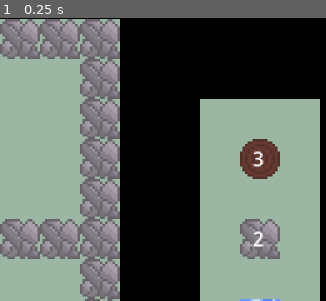
Above: before the commit, frame 1.
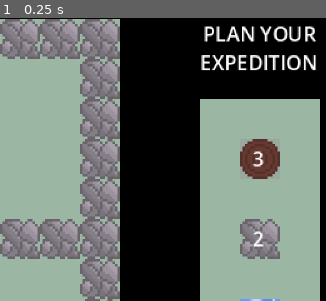
Above: after the commit, the same moment.

Repository: conor-wilson/expeditiongame
Game: Godot game, scene res://scenes/main.tscn
Two runs of this game, one before a commit and one after it. Both use one fixed random seed, a clock stepped at 60 frames per second and the inputs below.
Inputs:
- Up to frame 1 (0.25 s): no input
The pictures show only the part of the screen within x 50-100%, y 21-71%; the shares and areas given below are measured in that part.

The runs differ from the first frame. In frame 1, 2.1% of the frame differs, in the area x 61-97%, y 2-19%.

Commit message:
Split the level up into the two phases

Diff:
--- a/scenes/game.gd
+++ b/scenes/game.gd
@@ -3,3 +3,11 @@
 
 func _ready() -> void:
 	$Levels/Level1.load()
+
+
+# TODO: Either change the way this is done, or apply the same methodology to the Inventory.
+func _on_level_1_phase_change(Phase: Variant) -> void:
+	if Phase == Level.Phase.PLAN:
+		$PhaseLabel.text = "PLAN YOUR\nEXPEDITION"
+	elif Phase == Level.Phase.EXPLORE:
+		$PhaseLabel.text = "EXPLORE!"
--- a/scenes/game.tscn
+++ b/scenes/game.tscn
@@ -6,20 +6,16 @@
 
 [sub_resource type="LabelSettings" id="LabelSettings_lnu2h"]
 
+[sub_resource type="LabelSettings" id="LabelSettings_lbhrr"]
+line_spacing = 0.0
+font_size = 8
+
 [node name="Game" type="Node2D"]
 script = ExtResource("1_lnu2h")
 
 [node name="Background" type="TileMapLayer" parent="."]
 tile_map_data = PackedByteArray("AAAAAAAAAAAAAAAAAAABAAAAAAAAAAAAAAACAAAAAAAAAAAAAAADAAAAAAAAAAAAAAAEAAAAAAAAAAAAAAAFAA …(5248 unchanged characters)…
 tile_set = ExtResource("2_lbhrr")
-
-[node name="Title" type="Label" parent="."]
-offset_right = 320.0
-offset_bottom = 80.0
-text = "[MAGIC MAP GAME]"
-label_settings = SubResource("LabelSettings_lnu2h")
-horizontal_alignment = 1
-vertical_alignment = 1
 
 [node name="Levels" type="Node2D" parent="."]
 
@@ -32,3 +28,24 @@
 show_behind_parent = true
 tile_map_data = PackedByteArray("AAAJAAUAAQAAAAEAAAAIAAUAAQAAAAEAAAAHAAUAAQAAAAEAAAABAAUAAQAAAAEAAAACAAUAAQAAAAEAAAADAA …(640 unchanged characters)…
 tile_set = ExtResource("2_lbhrr")
+
+[node name="Title" type="Label" parent="."]
+offset_right = 320.0
+offset_bottom = 80.0
+text = "[MAGIC MAP GAME]"
+label_settings = SubResource("LabelSettings_lnu2h")
+horizontal_alignment = 1
+vertical_alignment = 1
+
+[node name="PhaseLabel" type="Label" parent="."]
+offset_left = 208.0
+offset_top = 72.0
+offset_right = 320.0
+offset_bottom = 112.0
+text = "PLAN YOUR
+EXPEDITION"
+label_settings = SubResource("LabelSettings_lbhrr")
+horizontal_alignment = 1
+vertical_alignment = 1
+
+[connection signal="phase_change" from="Levels/Level1" to="." method="_on_level_1_phase_change"]
--- a/scenes/global.gd
+++ b/scenes/global.gd
@@ -1,5 +1,6 @@
 extends Node
 
+## NOTE: if any extra block types are added, ensure that InventoryManager.is_empty() is updated.
 enum Block {
 	EMPTY,
 	WOOD,
--- a/scenes/inventory/inventory.gd
+++ b/scenes/inventory/inventory.gd
@@ -12,6 +12,9 @@
 	$Slots/Slot2.set_contents(Global.Block.WATER, inventory[Global.Block.WATER])
 	$Slots/Slot3.set_contents(Global.Block.FIRE,  inventory[Global.Block.FIRE])
 
+func grab_focus():
+	$Slots/Slot0.grab_focus()
+
 func _on_slot_selected() -> void:
 	for slot in $Slots.get_children():
 		if slot is InventorySlot:
@@ -19,4 +22,5 @@
 
 
 func _on_slot_focus_entered() -> void:
+	print("WOAH!")
 	focus_grabbed.emit()
--- a/scenes/inventory/inventory_manager.gd
+++ b/scenes/inventory/inventory_manager.gd
@@ -39,6 +39,14 @@
 func get_inventory() -> Dictionary:
 	return inventory
 
+func inventory_is_empty() -> bool:
+	return (
+		inventory[Global.Block.WOOD] == 0 &&
+		inventory[Global.Block.STONE] == 0 &&
+		inventory[Global.Block.WATER] == 0 &&
+		inventory[Global.Block.FIRE] == 0
+	)
+
 # Selected Block Getters and Setters
 
 func set_selected_block(new_block:Global.Block):
--- a/scenes/levels/level.gd
+++ b/scenes/levels/level.gd
@@ -1,4 +1,6 @@
-extends Node2D
+class_name Level extends Node2D
+
+signal phase_change(Phase)
 
 # TODO: This is a very silly way to resolve the global position / local position issue. Fix this.
 const tile_global_position_offset:Vector2 = Vector2(32, 80)
@@ -8,12 +10,6 @@
 const MAX_X:int = 10
 const MAX_Y:int = 10
 
-var hovered_tile_coords:Vector2 = Vector2i(0,0)
-
-@export var block_tiles:TileMapLayer
-@export var inventory:Array[Global.Block]
-@export var player_start_position:Vector2i = Vector2i(5, 10)
-
 var block_tilemap_coords:Dictionary = {
 	Global.Block.EMPTY: Vector2i(-1,-1),
 	Global.Block.WOOD:  Vector2(0,0),
@@ -22,20 +18,34 @@
 	Global.Block.FIRE:  Vector2(0,3),
 }
 
+@export var block_tiles:TileMapLayer
+@export var inventory:Array[Global.Block]
+@export var player_start_position:Vector2i = Vector2i(5, 10)
+
+var hovered_tile_coords:Vector2 = Vector2i(0,0)
+
+enum Phase { DISABLED, PLAN, EXPLORE }
+var phase:Phase
+
 ##########################
 ## BOOTUP FUNCTIONALITY ##
 ##########################
 
 func _ready() -> void:
+
+	# Connect everything
 	for row in $TileButtons.get_children():
 		for tile in row.get_children():
 			if tile is TileButton:
 				tile.connect("pressed", _on_tile_pressed)
 				tile.connect("hovered", _on_tile_hovered)
 
+	# Disable everything
+	disable()
+
 func load():
 
-	# TODO: Reset tiles
+	# TODO: Reset the layout of the map's tiles
 
 	# Reset the inventory
 	InventoryManager.set_inventory(inventory)
@@ -44,13 +54,29 @@
 	# Move the Player to the start position
 	$Player.teleport(player_start_position)
 
+	# Start the Planning Phase
+	_start_planning_phase()
+
+func disable():
+	phase = Phase.DISABLED
+	$TileButtons.hide()
+
+
 ##################################
 ## PLANNING PHASE FUNCTIONALITY ##
 ##################################
 
 # TODO: Do some stuff with focus grabbing when resources run out
 
+func _start_planning_phase():
+	phase = Phase.PLAN
+	$TileButtons.show()
+	$Inventory.grab_focus()
+	print("STARTED PLAN PHASE!")
+	phase_change.emit(phase)
+
 func _on_tile_pressed() -> void:
+	if phase != Phase.PLAN: return
 
 	if block_tiles == null:
 		push_error("tile clicked on level that has no block tiles")
@@ -59,15 +85,20 @@
 		place_block(hovered_tile_coords)
 
 func place_block(coords:Vector2i):
+	if phase != Phase.PLAN: return
+
 	block_tiles.set_cell(coords, 1, block_tilemap_coords[InventoryManager.get_selected_block()])
 	InventoryManager.subtract_from_selected_block()
 	$Inventory.refresh_inventory()
 
+	if InventoryManager.inventory_is_empty():
+		_start_explore_phase()
+
 func _on_tile_hovered(button:TileButton):
+	if phase != Phase.PLAN: return
 
 	hovered_tile_coords = _get_map_tile_coords(button.global_position)
 
-	print("hovered_tile_coords: ", hovered_tile_coords)
 	$HoverGhosts.clear()
 	if !InventoryManager.selected_block_is(Global.Block.EMPTY):
 		$HoverGhosts.set_cell(hovered_tile_coords, 1, block_tilemap_coords[InventoryManager.get_selected_block()])
@@ -75,23 +106,30 @@
 # _block_can_be_placed_on_cell returns true if the cell at the provided coordinates is empty
 # (checks Blocks layer).
 func _block_can_be_placed_on_cell(coords : Vector2i) -> bool:
+	if phase != Phase.PLAN: return false
+
 	return (
 		!InventoryManager.selected_block_is(Global.Block.EMPTY) &&
 		block_tiles.get_cell_tile_data(coords) == null
 		)
 
 func _get_map_tile_coords(global_coords:Vector2) -> Vector2i:
+	if phase != Phase.PLAN: return Vector2i.ZERO
+
 	return block_tiles.local_to_map(global_coords - tile_global_position_offset)
 
 func _on_inventory_focus_grabbed() -> void:
+	if phase != Phase.PLAN: return
+
 	hovered_tile_coords = Vector2i(-1,-1)
 	$HoverGhosts.clear()
 
 # TODO: Make this work
 func _on_game_area_mouse_exited() -> void:
+	if phase != Phase.PLAN: return
+
 	hovered_tile_coords = Vector2i(-1,-1)
 	$HoverGhosts.clear()
-	print("YO")
 
 
 ###################################
@@ -101,7 +139,14 @@
 # TODO: Make it so that the player can move while holding the arrow key rather
 # than only when the arrow key has just been pressed.
 
+func _start_explore_phase():
+	phase = Phase.EXPLORE
+	$TileButtons.hide()
+	print("STARTED EXPLORE PHASE!")
+	phase_change.emit(phase)
+
 func _input(event: InputEvent) -> void:
+	if phase != Phase.EXPLORE: return
 
 	var movement_direction:Vector2i = _event_to_direction_vector(event)
 	if movement_direction:
@@ -109,6 +154,7 @@
 			print("Can't move player with action ", event)
 
 func _event_to_direction_vector(event: InputEvent) -> Vector2i:
+	if phase != Phase.EXPLORE: return Vector2i.ZERO
 
 	if event.is_action_pressed("up"):
 		return Vector2i.UP
@@ -122,6 +168,7 @@
 	return Vector2i.ZERO
 
 func _move_player(direction: Vector2i) -> bool:
+	if phase != Phase.EXPLORE: return false
 
 	var new_coords = $Player.get_character_coords() + direction
 
@@ -132,6 +179,7 @@
 		return false
 
 func _player_can_move_to_cell(coords:Vector2i):
+	if phase != Phase.EXPLORE: return
 
 	if (
 		coords.x < MIN_X || coords.y < MIN_Y ||
Not shown: 1 places in scenes/game.tscn that only renumber resources
